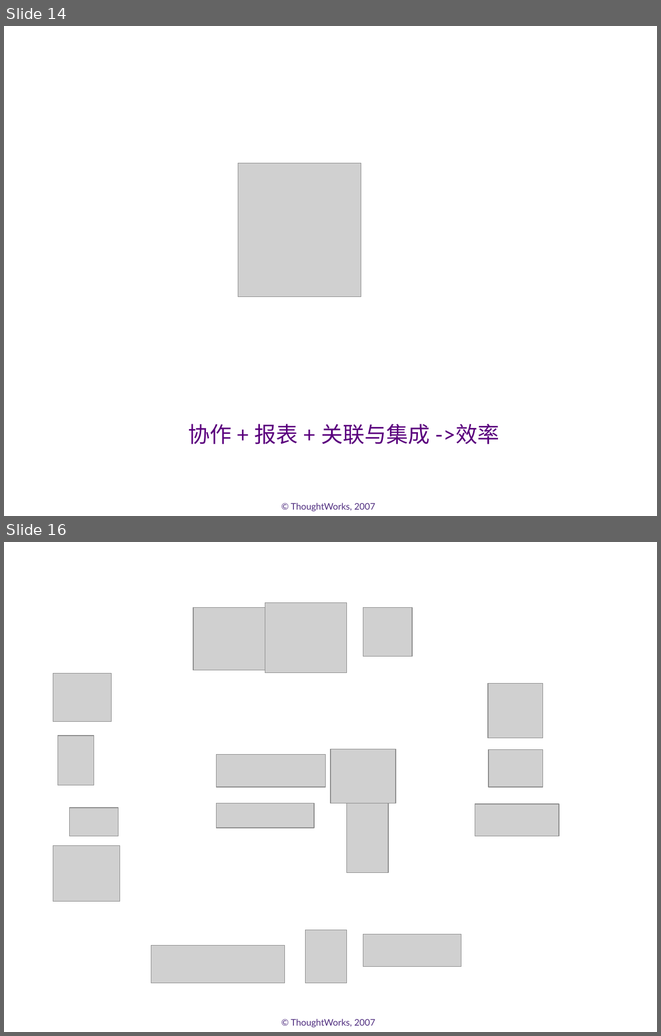
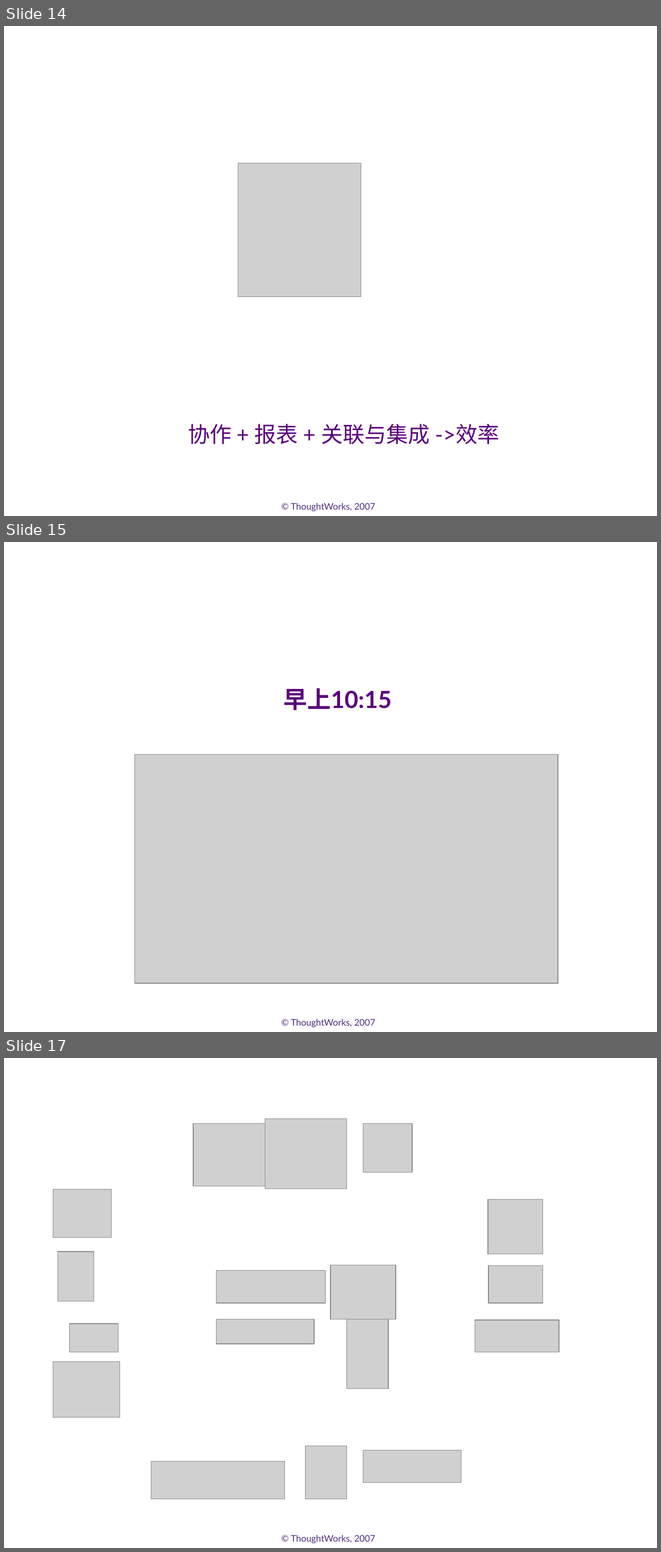
Before and after one commit to whimet/agilechina, a slide deck: docs/demo.ppt. Shown one above the other, each under a label of ours: slides 14 and 16 before the commit, slides 14, 15 and 17 after it; the slides between them are not shown. The pictures are 661x1036 and 661x1552 pixels, drawn with LibreOffice and Linux fonts; fonts in the diff are those of the drawing; grey boxes stand for pictures; background and template pictures are left out. Boxes give left, top, right and bottom in pixels: in the first picture for what was removed or moved away, otherwise in the second. Text is boxed around its words. In the diff, an @@ line names an element or a change of style, - is before the commit and + after.

```diff
--- a/docs/demo.ppt
+++ b/docs/demo.ppt
@@ slide 15 added at [4,542,657,1032], background #FFFFFF; not listed: 1 template element that a slide beside it also shows @@
@@ title added at [284,688,392,710], 26 pt, text #5A007D, bold @@
+早上10:15
@@ picture added at [134,754,558,983] @@
@@ what was slide 16 is now slide 17 @@
```
Also in this commit, not shown: 2 slides changed, 3 other slides added, 3 slides removed.
